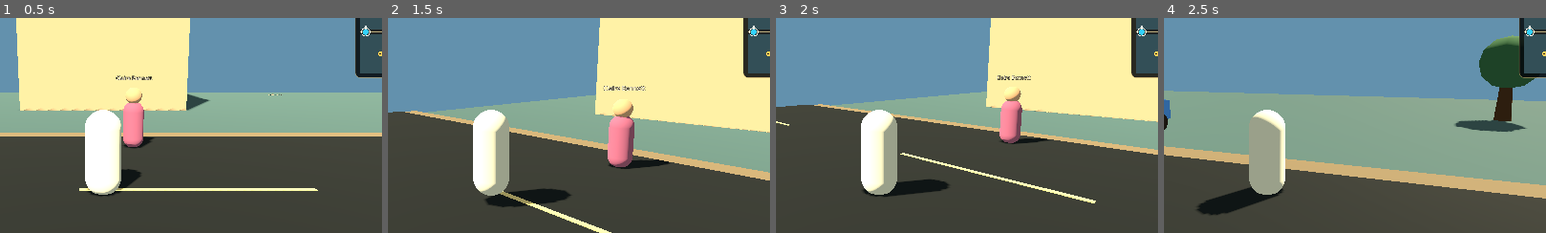
Above: before the commit, frames 1-4 (left to right).
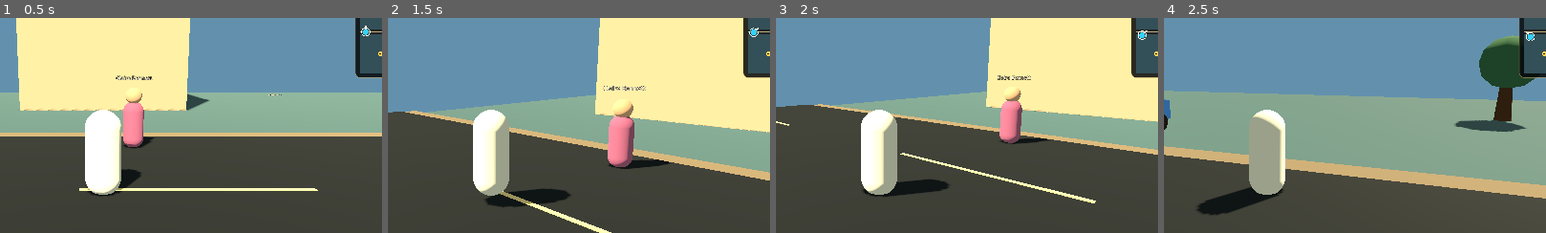
Above: after the commit, the same moments.

Repository: dzdfast-art/GTA-GHIBLI
Game: Godot game, scene res://scenes/main.tscn
Two runs of this game, one before a commit and one after it. Both use one fixed random seed, a clock stepped at 60 frames per second and the inputs below.
Inputs (mouse positions are % of the whole screen's width and height, from its top left):
- Up to frame 1 (0.5 s): no input
- Up to frame 2 (1.5 s): tap Enter at 0.5 s; move the mouse to (72, 45) at 0.52 s; hold D (move_right) 0.53-1.28 s; hold E (interact) 0.53-1.28 s; click (72, 45) at 0.67 s; tap Space (jump) at 0.77 s; move the mouse to (30, 55) at 1.27 s; hold S (move_back) from 1.28 s (still down); tap Shift (sprint) at 1.35 s
- Up to frame 3 (2 s): keep holding S (move_back); tap Space (jump) at 1.52 s
- Up to frame 4 (2.5 s): move the mouse to (60, 28) at 2.02 s; release S (move_back) at 2.03 s; hold D (move_right) from 2.03 s (still down); hold E (interact) from 2.03 s (still down)
The pictures show only the part of the screen within x 36-86%, y 26-76%; the shares and areas given below are measured in that part.

Frame 1 is identical in both runs. In frame 2, less than 0.1% of the frame differs, in the area x 94-97%, y 3-9%; in frame 3, less than 0.1%; in frame 4, 0.1%, in the area x 94-97%, y 3-11%.

Commit message:
Update Web minimap from live player position

Diff:
--- a/web-edition/scripts/game_root.gd
+++ b/web-edition/scripts/game_root.gd
@@ -10,6 +10,7 @@
 var _missions: Node
 var _hud: CanvasLayer
 var _location_elapsed: float = 0.0
+var _minimap_elapsed: float = 0.0
 
 
 func _ready() -> void:
@@ -37,13 +38,18 @@
 	_hud.call("set_objective", _missions.call("get_objective"))
 	_hud.call("set_wallet", _missions.call("get_wallet"))
 	_hud.call("set_location", _world.call("get_region_name_at", _player.global_position))
+	_hud.call("update_minimap", _player.global_position, _player.global_rotation.y)
 
 
 func _process(delta: float) -> void:
 	_location_elapsed += delta
+	_minimap_elapsed += delta
 	if _location_elapsed >= 0.35 and _player != null and _world != null:
 		_location_elapsed = 0.0
 		_hud.call("set_location", _world.call("get_region_name_at", _player.global_position))
+	if _minimap_elapsed >= 0.12 and _player != null and _hud != null:
+		_minimap_elapsed = 0.0
+		_hud.call("update_minimap", _player.global_position, _player.global_rotation.y)
 
 
 func _connect_gameplay_signals() -> void:
